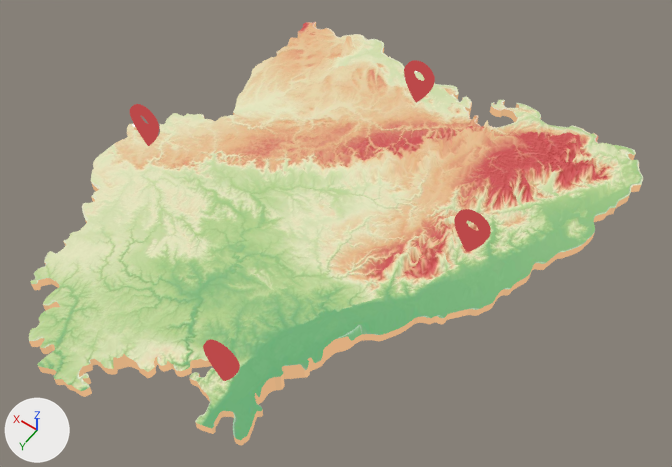
Before and after pictures for a commit that changed the glTF model src/assets/models/GecoLab/geco_map.glb.
Rendered twice from a 50 mm camera at (-1.82, 2.37, 3.71) aimed at (-0.16, 0.04, 0.06). Lighting does not change. The marker at lower left points along +X, +Y and +Z. Where no turn or scale is listed for an object, it has been applied to the vertices. Vertices at the same position are counted once.

In view in the first picture: 'geco_bawu_map'.
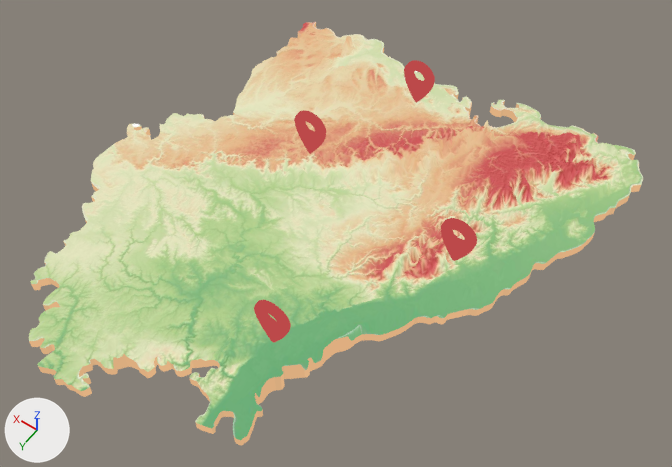
The edits, one by one:
me_mesh has 22536 vertices, 45072 faces and spans x -0.93..1.57, y -1.19..1.64, z 0.19..0.58.
me_mesh is used by ob_geco_bawu_map; location (-0.32, -0.225, -0.249).
me_mesh part 1: the loose piece of 858 vertices spanning x -0.52..-0.33, y -0.05..-0.01, z 0.3..0.58 is moved by (0.03, 0.08, 0.0).
me_mesh part 2: the loose piece of 858 vertices spanning x 1.28..1.46, y 0.3..0.33, z 0.25..0.53 is moved by (-0.81, -0.39, 0.1).
me_mesh part 3: the loose piece of 858 vertices spanning x 0.01..0.19, y 1.18..1.21, z 0.26..0.55 is moved by (-0.08, -0.26, 0.06).

Where the change shows, as pixel boxes (x1, y1, x2, y2) in the pictures (672 x 467 px; the box of a moved part takes in the faces that stretch with it):
part 1 of me_mesh, moved or reshaped
    before: (454, 209, 491, 252)
    after: (441, 218, 477, 261)
part 2 of me_mesh, moved or reshaped
    before: (130, 104, 159, 146)
    after: (294, 110, 326, 154)
part 3 of me_mesh, moved or reshaped
    before: (203, 339, 240, 381)
    after: (254, 300, 291, 342)
